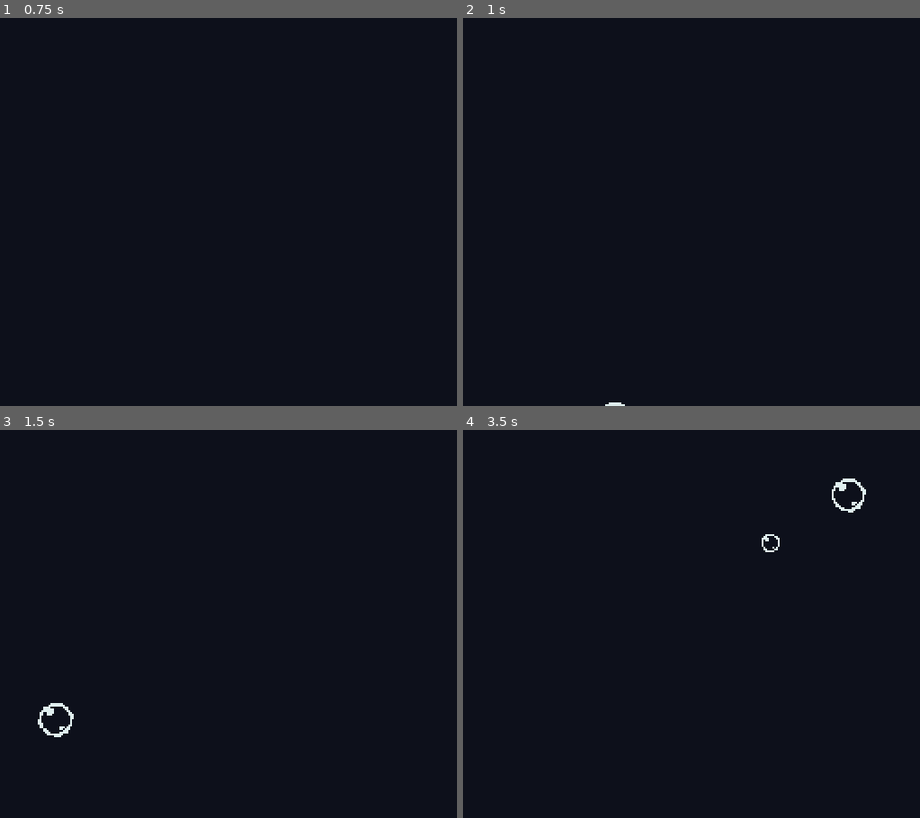
Above: before the commit, frames 1-4 (two rows, left to right).
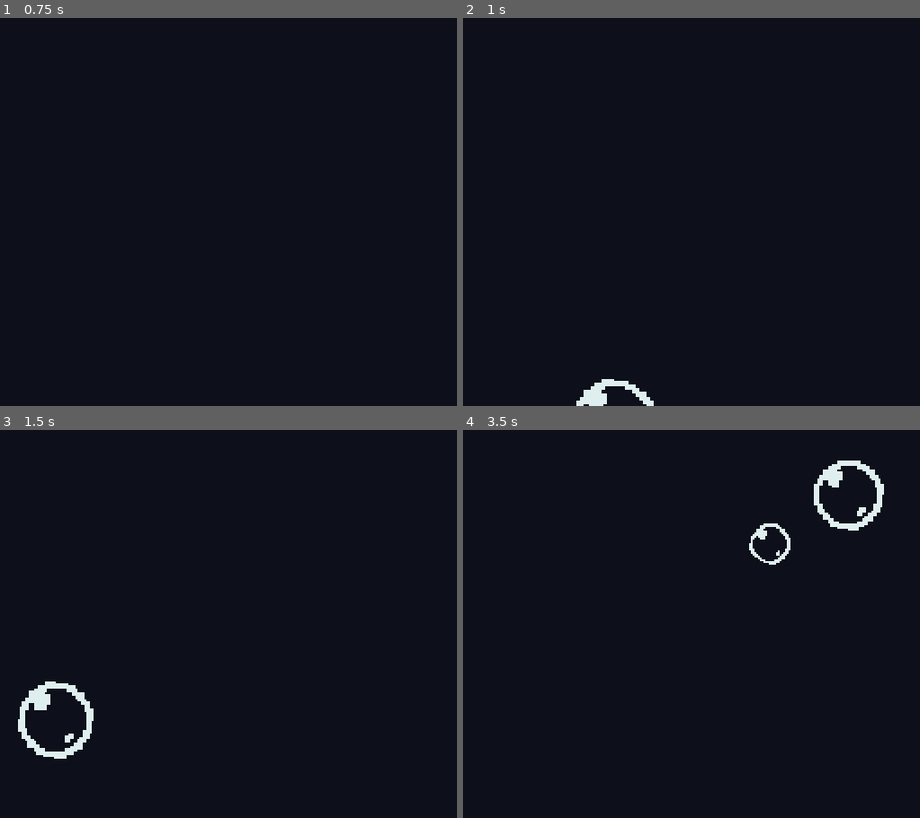
Above: after the commit, the same moments.

Repository: jiink/flask-quest
Game: Godot game, scene res://NPC/SecurityMop/Attacks/SecurityMopAttack1.tscn
Two runs of this game, one before a commit and one after it. Both use one fixed random seed, a clock stepped at 60 frames per second and the inputs below. This scene is started directly instead of the project's main scene.
Inputs:
- Up to frame 1 (0.75 s): tap Enter at 0.5 s; hold Right (right) from 0.53 s (still down); tap Z (a) at 0.6 s
- Up to frame 2 (1 s): keep holding Right (right); tap X (b) at 0.8 s
- Up to frame 3 (1.5 s): release Right (right) at 1.28 s; hold Down (down) from 1.28 s (still down); tap X (b) at 1.35 s
- Up to frame 4 (3.5 s): tap A (x) at 1.55 s; release Down (down) at 2.03 s; hold Right (right) 2.03-2.78 s; hold A (x) 2.03-2.78 s; tap Z (a) at 2.3, 2.85 s; hold Up (up) from 2.78 s (still down); tap X (b) at 3.05 s

Frame 1 is identical in both runs. In frame 2, 0.5% of the frame differs, in the area x 24-42%, y 93-100%; in frame 3, 1.2%; in frame 4, 1.4%, in the area x 62-93%, y 7-35%.
Error in both runs: Invalid get index 'position' (on base: 'null instance'). (res://Engine/Battle/Dodger/Projectiles/OrbitingBubble.gd:30)

Commit message:
improved bubbles

Diff:
--- a/Engine/Battle/Dodger/Projectiles/OrbitingBubble.gd
+++ b/Engine/Battle/Dodger/Projectiles/OrbitingBubble.gd
@@ -5,8 +5,13 @@
 export(float) var size = 1.0
 
 func _ready():
-	$Sprite.scale = Vector2(size, size)
+#	$Sprite.scale = Vector2(size, size)
+	$Sprite.scale = Vector2(0.0, 0.0)
 	$CollisionShape2D.scale = Vector2(size, size)
+	$Tween.interpolate_property($Sprite, "scale",
+			Vector2(0.0, 0.0), Vector2(size, size),
+			0.4, Tween.TRANS_LINEAR, Tween.EASE_IN)
+	$Tween.start()
 
 func _process(delta):
 	# counter the rotation so sprite and collision stay upright
--- a/Engine/Battle/Dodger/Projectiles/OrbitingBubble.tscn
+++ b/Engine/Battle/Dodger/Projectiles/OrbitingBubble.tscn
@@ -1,23 +1,7 @@
-[gd_scene load_steps=6 format=2]
+[gd_scene load_steps=5 format=2]
 
 [ext_resource path="res://Engine/Battle/Dodger/Projectiles/OrbitingBubble.gd" type="Script" id=1]
 [ext_resource path="res://Engine/Battle/Dodger/Projectiles/orbiting_bubble.png" type="Texture" id=2]
-
-[sub_resource type="Animation" id=3]
-resource_name = "appear"
-length = 0.2
-tracks/0/type = "value"
-tracks/0/path = NodePath(".:scale")
-tracks/0/interp = 1
-tracks/0/loop_wrap = true
-tracks/0/imported = false
-tracks/0/enabled = true
-tracks/0/keys = {
-"times": PoolRealArray( 0, 0.2 ),
-"transitions": PoolRealArray( 0.435275, 1 ),
-"update": 0,
-"values": [ Vector2( 0, 0 ), Vector2( 1, 1 ) ]
-}
 
 [sub_resource type="Animation" id=1]
 resource_name = "default"
@@ -48,10 +32,6 @@
 texture = ExtResource( 2 )
 hframes = 2
 
-[node name="StartAnimation" type="AnimationPlayer" parent="Sprite"]
-autoplay = "appear"
-anims/appear = SubResource( 3 )
-
 [node name="AnimationPlayer" type="AnimationPlayer" parent="."]
 autoplay = "default"
 anims/default = SubResource( 1 )
@@ -59,3 +39,5 @@
 [node name="CollisionShape2D" type="CollisionShape2D" parent="."]
 position = Vector2( 144, 0 )
 shape = SubResource( 2 )
+
+[node name="Tween" type="Tween" parent="."]
--- a/NPC/SecurityMop/Attacks/SecurityMopAttack1.gd
+++ b/NPC/SecurityMop/Attacks/SecurityMopAttack1.gd
@@ -18,7 +18,7 @@
 func spawn_bubble():
 	var bubble = bubble_scene.instance()
 	bubble.rotation_degrees = randi() % 359
-	bubble.size = 1.0 + randf() * 0.7
+	bubble.size = 1.5 + randf() * 0.8
 	bubble.spin_speed = 0.005 + randf() * 0.02
 	bubble.position = global.center
 	add_child(bubble)
--- a/NPC/SecurityMop/Attacks/SecurityMopAttack1.tscn
+++ b/NPC/SecurityMop/Attacks/SecurityMopAttack1.tscn
@@ -3,7 +3,7 @@
 [ext_resource path="res://Engine/Battle/Dodger/AttackBase.tscn" type="PackedScene" id=1]
 [ext_resource path="res://NPC/SecurityMop/Attacks/SecurityMopAttack1.gd" type="Script" id=2]
 
-[node name="SecurityMopAttack1" instance=ExtResource( 1 )]
+[node name="SecurityMopAttack1" index="0" instance=ExtResource( 1 )]
 script = ExtResource( 2 )
 
 [node name="Timer" parent="." index="0"]
